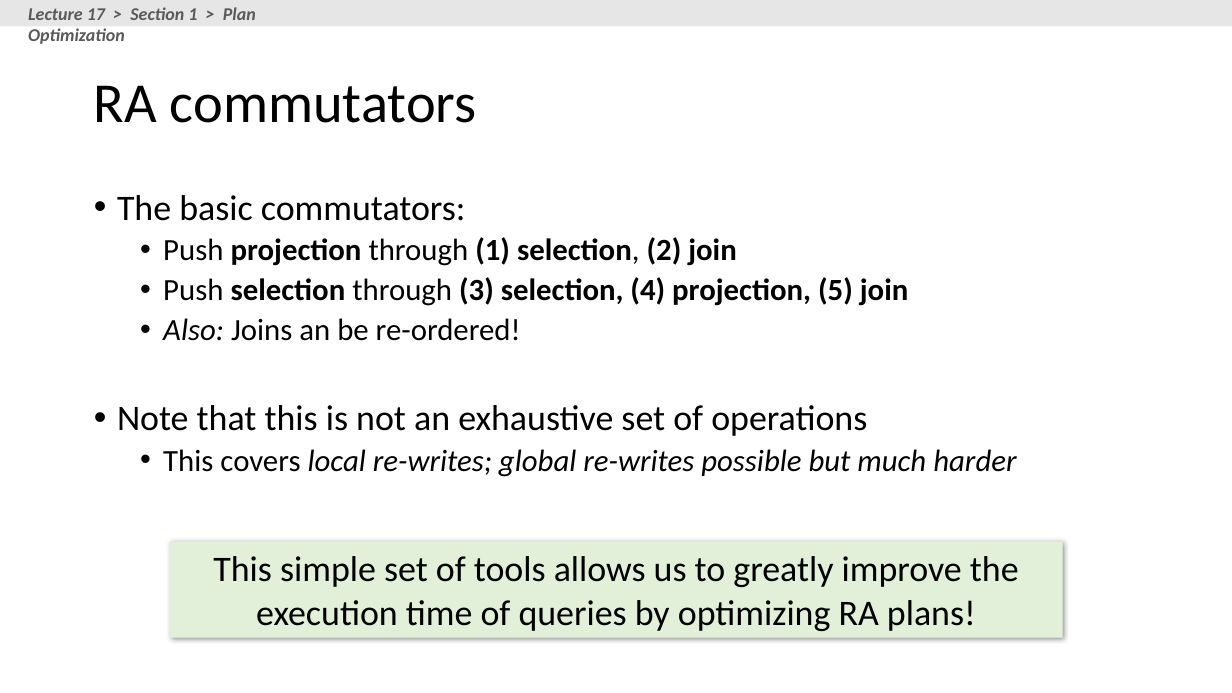
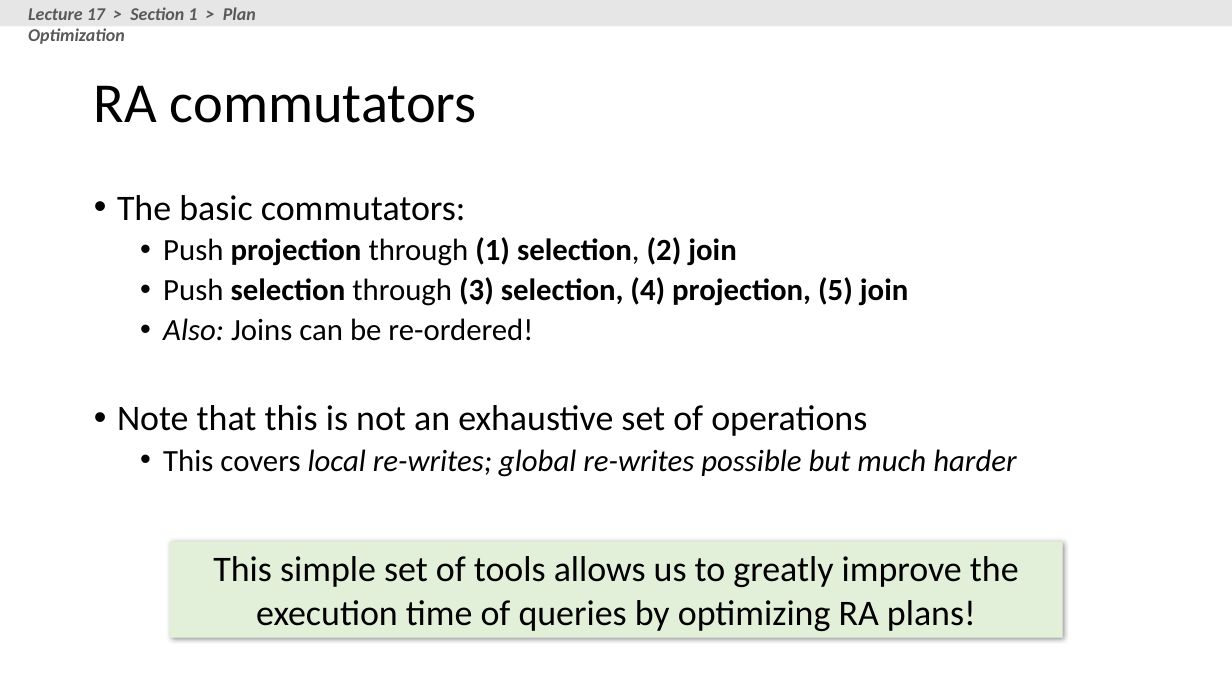
Before and after one commit to XIEQ/cs145-notebooks, a slide deck: slide 16 of lecture-17/Lecture_17_Optimization.pptx. Drawn at 1232x693 pixels with LibreOffice and Linux fonts; fonts in the diff are those of the drawing. Boxes give left, top, right and bottom in pixels: in the first picture for what was removed or moved away, otherwise in the second. Text is boxed around its words. In the diff, an @@ line names an element or a change of style, - is before the commit and + after.

Commit message:
Added 2 slides to L17

```diff
--- a/lecture-17/Lecture_17_Optimization.pptx
+++ b/lecture-17/Lecture_17_Optimization.pptx
@@ text at [163, 318, 533, 341]: text changed @@
-  • Also: Joins an be re-ordered!
+  • Also: Joins can be re-ordered!
```
Also in this commit, not shown: 2 other slides changed, 2 slides added, 1 other file.
